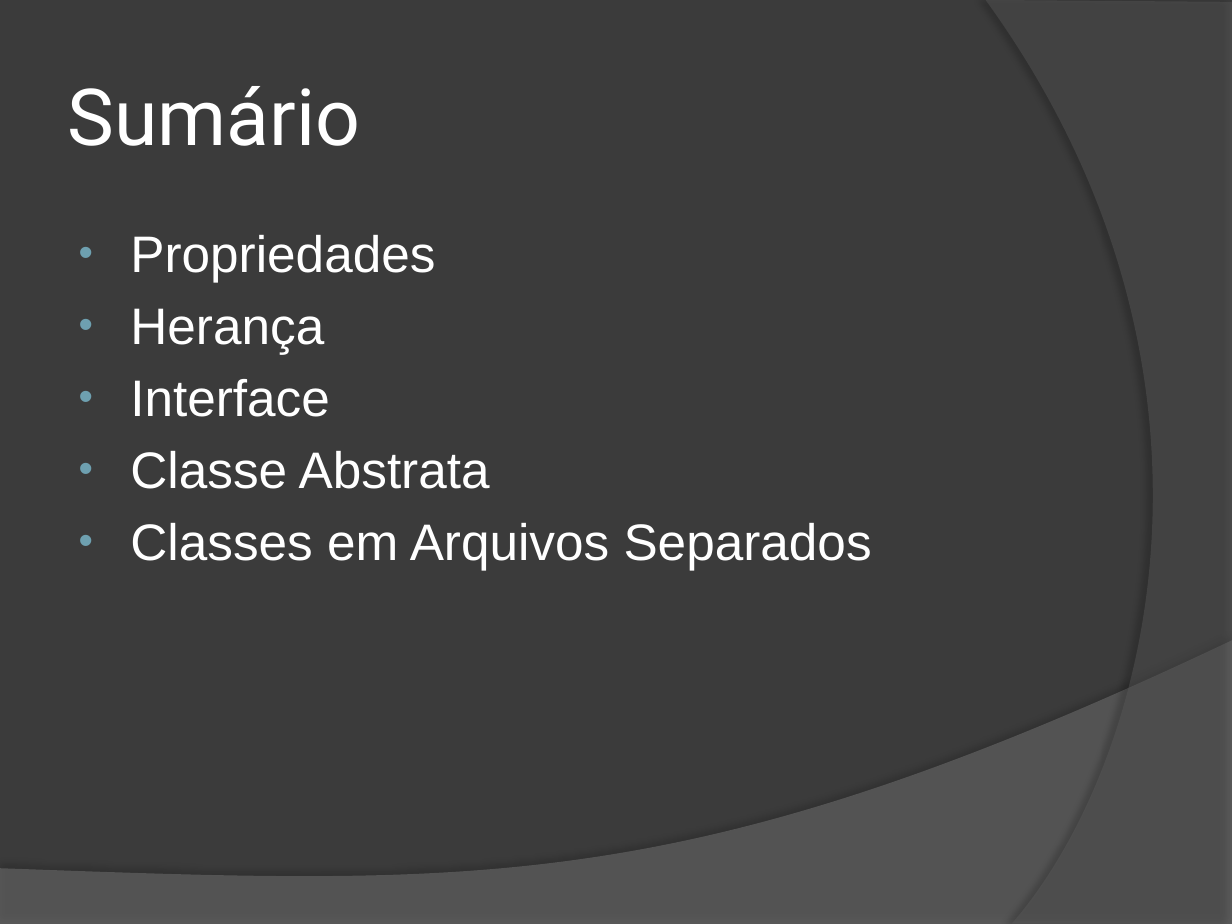
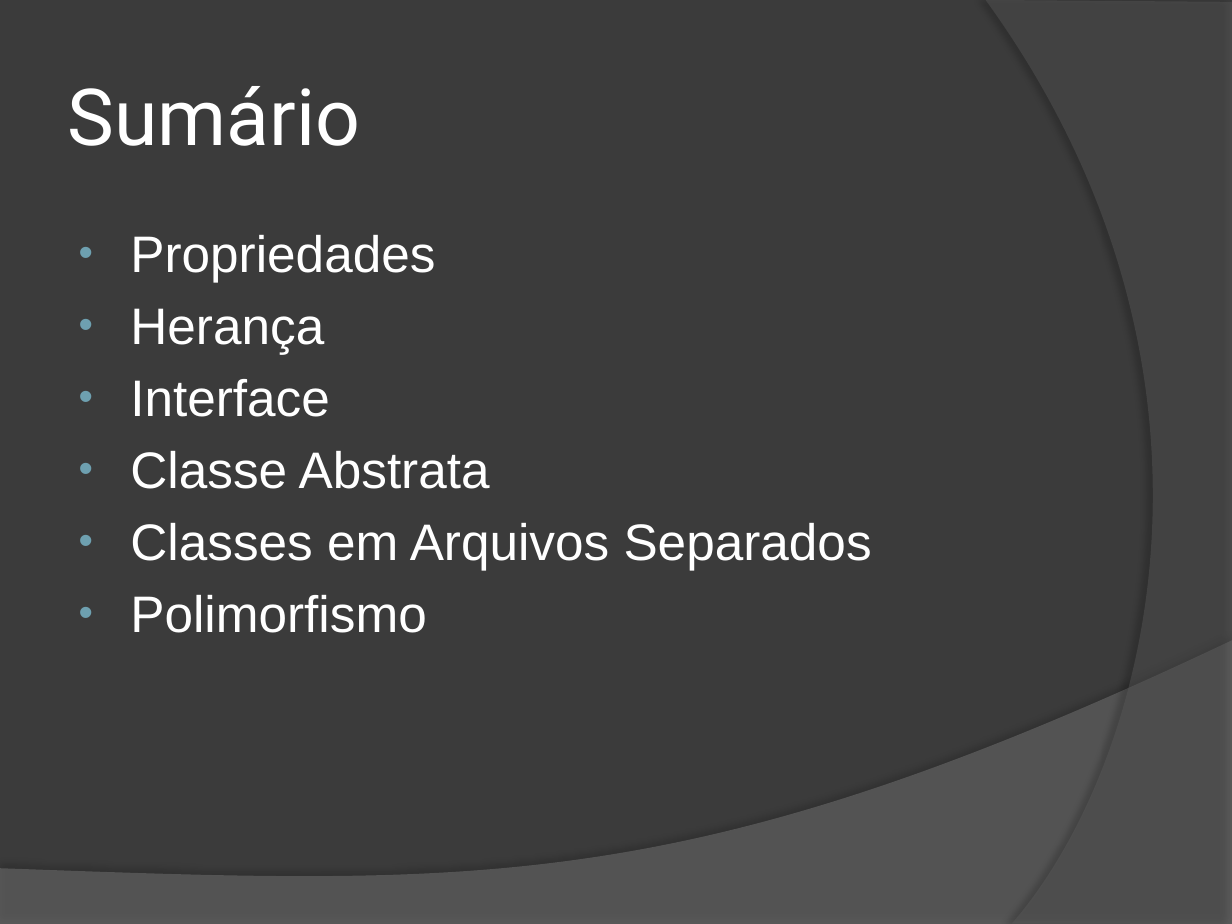
Before and after one commit to wind39/wind39.github.io, a slide deck: slide 3 of curso/modulo2capitulo1.pptx. Drawn at 1232x924 pixels with LibreOffice and Linux fonts; fonts in the diff are those of the drawing. Boxes give left, top, right and bottom in pixels: in the first picture for what was removed or moved away, otherwise in the second. Text is boxed around its words. In the diff, an @@ line names an element or a change of style, - is before the commit and + after.

```diff
--- a/curso/modulo2capitulo1.pptx
+++ b/curso/modulo2capitulo1.pptx
@@ text at [130, 595, 426, 633]: paragraph added @@
+• Polimorfismo
```
Also in this commit, not shown: 7 slides added, 3 other files.
